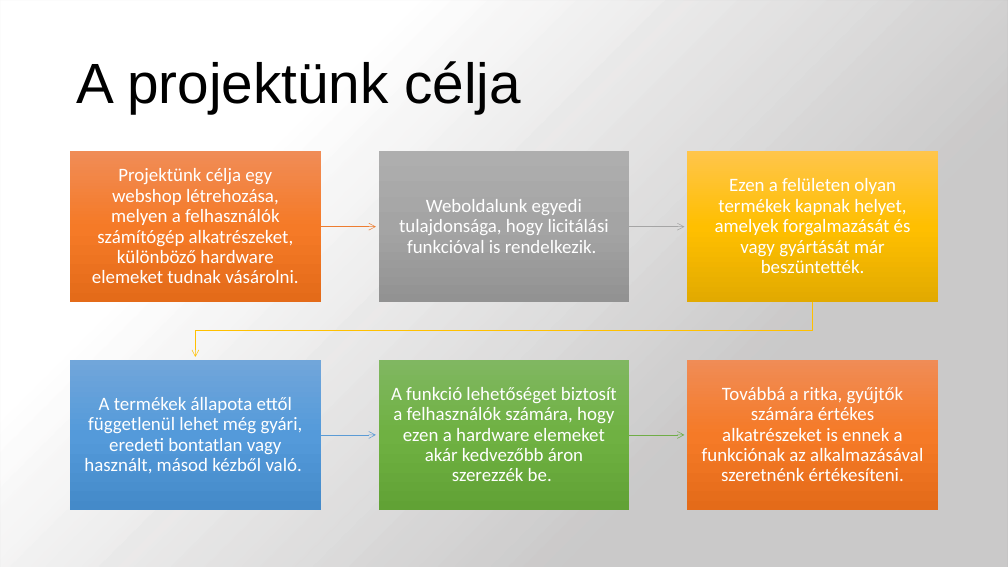
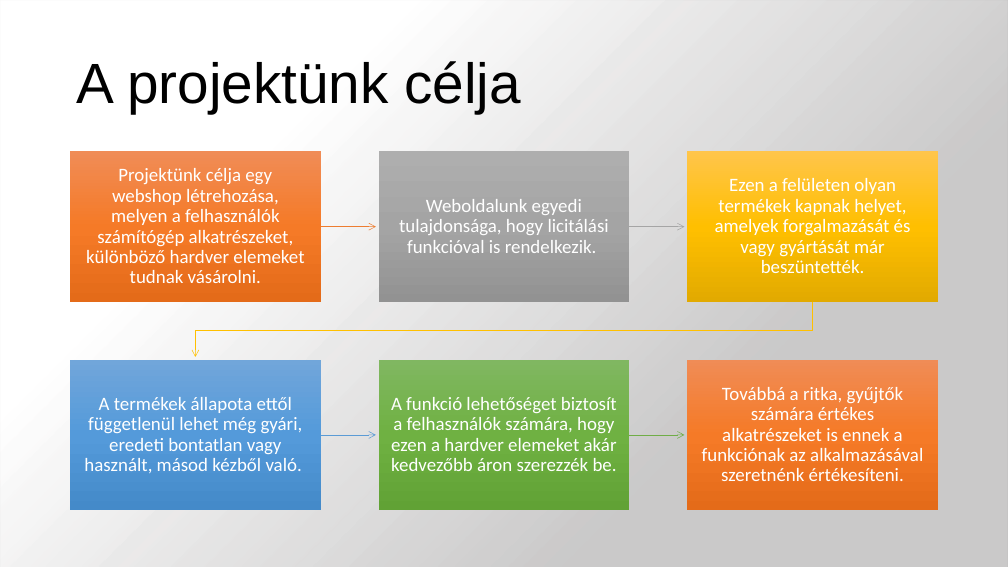
Before and after one commit to SzigetvariMark/pcweb, a slide deck: slide 2 of Bemutato.pptx. Drawn at 1008x567 pixels with LibreOffice and Linux fonts; fonts in the diff are those of the drawing; background and template pictures are left out; a plain dark background stands for a picture behind light text. Boxes give left, top, right and bottom in pixels: in the first picture for what was removed or moved away, otherwise in the second. Text is boxed around its words. In the diff, an @@ line names an element or a change of style, - is before the commit and + after.

```diff
--- a/Bemutato.pptx
+++ b/Bemutato.pptx
@@ text at (86,168,304,283): text changed @@
-Projektünk célja egy webshop létrehozása, melyen a felhasználók számítógép alkatrészeket, különböző hardware elemeket tudnak vásárolni.
+Projektünk célja egy webshop létrehozása, melyen a felhasználók számítógép alkatrészeket, különböző hardver elemeket tudnak vásárolni.
@@ text at (391,397,617,471): text changed @@
-A funkció lehetőséget biztosít a felhasználók számára, hogy ezen a hardware elemeket akár kedvezőbb áron szerezzék be.
+A funkció lehetőséget biztosít a felhasználók számára, hogy ezen a hardver elemeket akár kedvezőbb áron szerezzék be.
```
Also in this commit, not shown: 1 other slide changed, 1 slide added, 1 slide removed.
